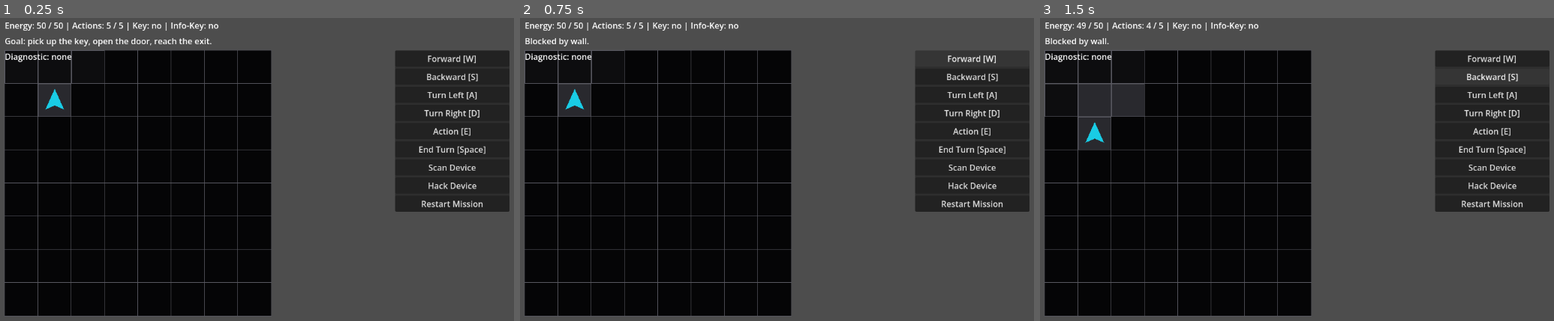
Above: before the commit, frames 1-3 (left to right).
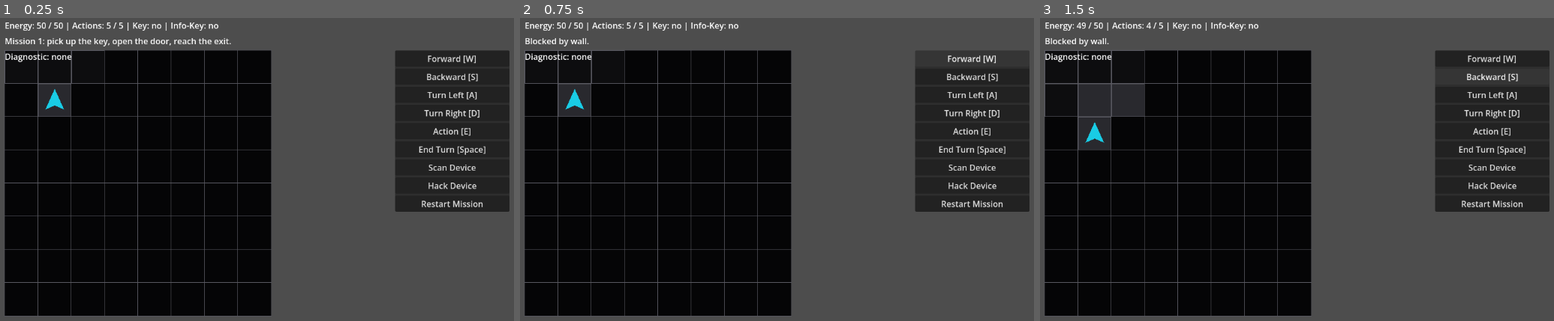
Above: after the commit, the same moments.

Repository: JUSTConnect/bibop
Game: Godot game, scene res://scenes/main.tscn
The game is run twice, just before and just after one commit, with the same random seed, the same clock (stepped at 60 frames per second) and the same inputs.
Inputs:
- Up to frame 1 (0.25 s): no input
- Up to frame 2 (0.75 s): click "Forward [W]" at 0.5 s
- Up to frame 3 (1.5 s): click "Backward [S]" at 1.25 s

The runs differ from the first frame. In frame 1, 0.5% of the frame differs, in the area x 1-45%, y 6-10%; in frame 2, nothing differs; in frame 3, nothing differs.

Commit message:
Polish Sector-01 hints, diagnostics reset, and BoxScreen flow

Diff:
--- a/scripts/bipob/bipob_controller.gd
+++ b/scripts/bipob/bipob_controller.gd
@@ -160,7 +160,7 @@
 
 func start_next_mission() -> void:
 	if sector_completed:
-		hint_requested.emit("Sector-01 complete. Restart the current mission or wait for the next sector.")
+		hint_requested.emit("Sector-01 complete. Playtest build finished.")
 		status_changed.emit()
 		return
 
@@ -340,7 +340,7 @@
 
 	if energy < energy_cost:
 		print("Not enough energy.")
-		hint_requested.emit("Not enough energy.")
+		hint_requested.emit("Not enough energy. Return to the box and use Charge.")
 		return false
 
 	return true
@@ -398,10 +398,17 @@
 
 	print("MISSION COMPLETE")
 	print("Bipob reached the exit.")
-	hint_requested.emit("Mission complete. Return to the box.")
+	if current_mission_index == 1:
+		hint_requested.emit("Mission 1 complete. Return to the box, then start Mission 2.")
+	elif current_mission_index == 2:
+		hint_requested.emit("Mission 2 complete. Return to the box, then start Mission 3.")
+	else:
+		hint_requested.emit("Mission complete. Return to the box.")
+
 	if current_mission_index == max_mission_index:
 		sector_completed = true
 		hint_requested.emit("Sector-01 complete. Playtest build finished.")
+		last_diagnostic_result = null
 	create_debug_found_module()
 	status_changed.emit()
 	mission_completed.emit()
--- a/scripts/ui/game_ui.gd
+++ b/scripts/ui/game_ui.gd
@@ -31,9 +31,11 @@
 var restart_mission_button: Button
 
 func _ready() -> void:
-	status_label.position = Vector2(100, 20)
-	hint_label.position = Vector2(100, 50)
-	hint_label.text = "Goal: pick up the key, open the door, reach the exit."
+	if status_label != null:
+		status_label.position = Vector2(100, 20)
+	if hint_label != null:
+		hint_label.position = Vector2(100, 50)
+		hint_label.text = "Mission 1: pick up the key, open the door, reach the exit."
 
 	diagnostic_label = Label.new()
 	diagnostic_label.name = "DiagnosticLabel"
@@ -43,24 +45,35 @@
 	diagnostic_label.text = "Diagnostic: none"
 	add_child(diagnostic_label)
 
-	command_panel.position = Vector2(850, 80)
-	command_panel.custom_minimum_size = Vector2(220, 260)
-
-	box_screen.visible = false
-	command_panel.visible = true
-
-	move_forward_button.focus_mode = Control.FOCUS_NONE
-	move_backward_button.focus_mode = Control.FOCUS_NONE
-	turn_left_button.focus_mode = Control.FOCUS_NONE
-	turn_right_button.focus_mode = Control.FOCUS_NONE
-	interact_button.focus_mode = Control.FOCUS_NONE
-	end_turn_button.focus_mode = Control.FOCUS_NONE
+	if command_panel != null:
+		command_panel.position = Vector2(850, 80)
+		command_panel.custom_minimum_size = Vector2(220, 260)
+
+	if box_screen != null:
+		box_screen.visible = false
+	if command_panel != null:
+		command_panel.visible = true
+
+	if move_forward_button != null:
+		move_forward_button.focus_mode = Control.FOCUS_NONE
+	if move_backward_button != null:
+		move_backward_button.focus_mode = Control.FOCUS_NONE
+	if turn_left_button != null:
+		turn_left_button.focus_mode = Control.FOCUS_NONE
+	if turn_right_button != null:
+		turn_right_button.focus_mode = Control.FOCUS_NONE
+	if interact_button != null:
+		interact_button.focus_mode = Control.FOCUS_NONE
+	if end_turn_button != null:
+		end_turn_button.focus_mode = Control.FOCUS_NONE
 
 	scan_device_button = Button.new()
 	scan_device_button.name = "ScanDeviceButton"
 	scan_device_button.text = "Scan Device"
 	scan_device_button.focus_mode = Control.FOCUS_NONE
-	var command_list := command_panel.get_node_or_null("CommandList")
+	var command_list: Node = null
+	if command_panel != null:
+		command_list = command_panel.get_node_or_null("CommandList")
 	if command_list != null:
 		command_list.add_child(scan_device_button)
 		scan_device_button.pressed.connect(_on_scan_device_button_pressed)
@@ -77,15 +90,23 @@
 		command_list.add_child(restart_mission_button)
 		restart_mission_button.pressed.connect(_on_restart_mission_button_pressed)
 
-	move_forward_button.pressed.connect(_on_move_forward_pressed)
-	move_backward_button.pressed.connect(_on_move_backward_pressed)
-	turn_left_button.pressed.connect(_on_turn_left_pressed)
-	turn_right_button.pressed.connect(_on_turn_right_pressed)
-	interact_button.pressed.connect(_on_interact_pressed)
-	end_turn_button.pressed.connect(_on_end_turn_pressed)
-
-	charge_button.pressed.connect(_on_charge_button_pressed)
-	install_module_button.pressed.connect(_on_install_module_button_pressed)
+	if move_forward_button != null:
+		move_forward_button.pressed.connect(_on_move_forward_pressed)
+	if move_backward_button != null:
+		move_backward_button.pressed.connect(_on_move_backward_pressed)
+	if turn_left_button != null:
+		turn_left_button.pressed.connect(_on_turn_left_pressed)
+	if turn_right_button != null:
+		turn_right_button.pressed.connect(_on_turn_right_pressed)
+	if interact_button != null:
+		interact_button.pressed.connect(_on_interact_pressed)
+	if end_turn_button != null:
+		end_turn_button.pressed.connect(_on_end_turn_pressed)
+
+	if charge_button != null:
+		charge_button.pressed.connect(_on_charge_button_pressed)
+	if install_module_button != null:
+		install_module_button.pressed.connect(_on_install_module_button_pressed)
 	if start_mission_button != null:
 		start_mission_button.pressed.connect(_on_start_mission_button_pressed)
 
@@ -121,19 +142,24 @@
 		return
 
 	bipob.start_next_mission()
-	hide_box_screen()
+	if not bipob.sector_completed:
+		hide_box_screen()
 	update_status()
 	update_box_status()
 	update_diagnostic_status()
 
 func show_box_screen() -> void:
-	box_screen.visible = true
-	command_panel.visible = false
+	if box_screen != null:
+		box_screen.visible = true
+	if command_panel != null:
+		command_panel.visible = false
 	update_box_status()
 
 func hide_box_screen() -> void:
-	box_screen.visible = false
-	command_panel.visible = true
+	if box_screen != null:
+		box_screen.visible = false
+	if command_panel != null:
+		command_panel.visible = true
 	update_status()
 	update_box_status()
 	update_diagnostic_status()
@@ -145,25 +171,32 @@
 	update_diagnostic_status()
 
 	if bipob.sector_completed:
-		box_status_label.text = "Sector-01 complete. Playtest build finished.\nEnergy: %d / %d" % [bipob.energy, bipob.max_energy]
+		if box_status_label != null:
+			box_status_label.text = "Sector-01 complete. Playtest build finished.\nEnergy: %d / %d" % [bipob.energy, bipob.max_energy]
 	else:
-		box_status_label.text = "Energy: %d / %d" % [bipob.energy, bipob.max_energy]
+		if box_status_label != null:
+			box_status_label.text = "Energy: %d / %d" % [bipob.energy, bipob.max_energy]
 
 	if bipob.found_module != null:
-		box_module_label.text = "Found module: %s" % bipob.found_module.display_name
+		if box_module_label != null:
+			box_module_label.text = "Found module: %s" % bipob.found_module.display_name
 	else:
-		box_module_label.text = "Found module: none"
+		if box_module_label != null:
+			box_module_label.text = "Found module: none"
 
 	if bipob.installed_modules.is_empty():
-		installed_modules_label.text = "Installed modules: none"
+		if installed_modules_label != null:
+			installed_modules_label.text = "Installed modules: none"
 	else:
 		var installed_modules_text := "Installed modules:"
 		for module in bipob.installed_modules:
 			installed_modules_text += "\n- %s" % module.display_name
-		installed_modules_label.text = installed_modules_text
+		if installed_modules_label != null:
+			installed_modules_label.text = installed_modules_text
 
 func show_hint(message: String) -> void:
-	hint_label.text = message
+	if hint_label != null:
+		hint_label.text = message
 
 func _on_move_forward_pressed() -> void:
 	bipob.move_forward()
@@ -209,7 +242,8 @@
 	if box_screen != null and box_screen.visible:
 		hide_box_screen()
 	else:
-		command_panel.visible = true
+		if command_panel != null:
+			command_panel.visible = true
 
 	update_status()
 	update_diagnostic_status()
@@ -226,6 +260,9 @@
 	var info_key_text := "no"
 	if bipob.has_info_key:
 		info_key_text = "yes"
+
+	if status_label == null:
+		return
 
 	status_label.text = "Energy: %d / %d | Actions: %d / %d | Key: %s | Info-Key: %s" % [
 		bipob.energy,
